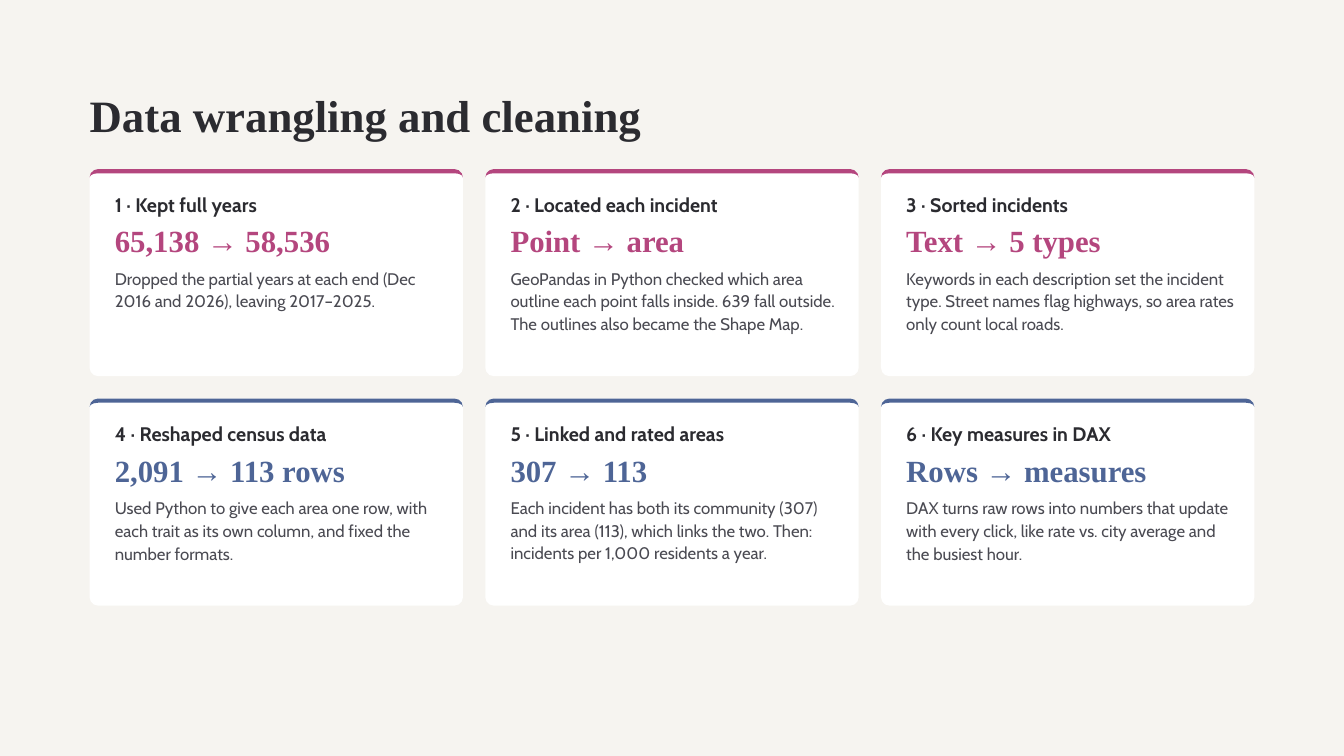
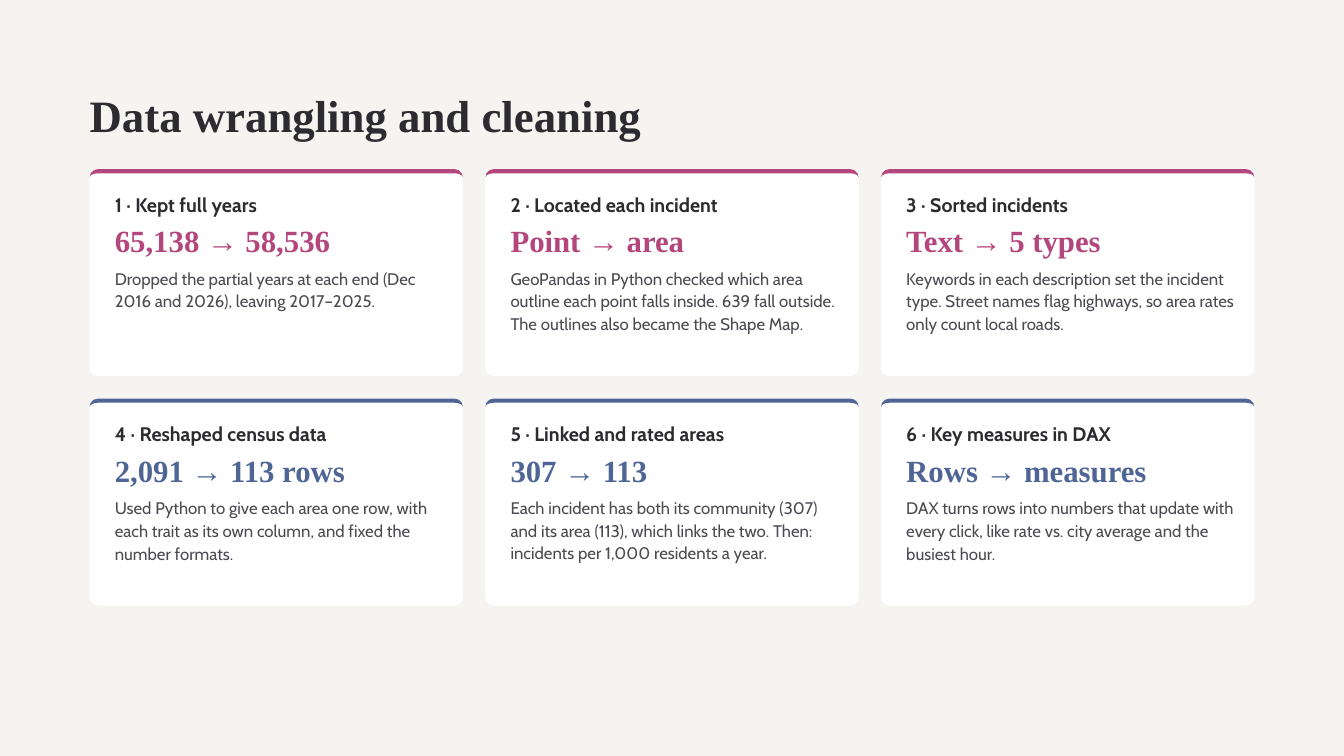
Before and after one commit to AdrianJulve/calgary-traffic-dashboard, a slide deck: slide 5 of Calgary_Traffic_Midpoint.pptx. Drawn at 1344x756 pixels with LibreOffice and Linux fonts; fonts in the diff are those of the drawing. Boxes give left, top, right and bottom in pixels: in the first picture for what was removed or moved away, otherwise in the second. Text is boxed around its words. In the diff, an @@ line names an element or a change of style, - is before the commit and + after.

Commit message:
small changes in wrangling

```diff
--- a/Calgary_Traffic_Midpoint.pptx
+++ b/Calgary_Traffic_Midpoint.pptx
@@ text at [906,501,1233,560]: text changed @@
-DAX turns raw rows into numbers that update with every click, like rate vs. city average and the busiest hour.
+DAX turns rows into numbers that update with every click, like rate vs. city average and the busiest hour.
```
